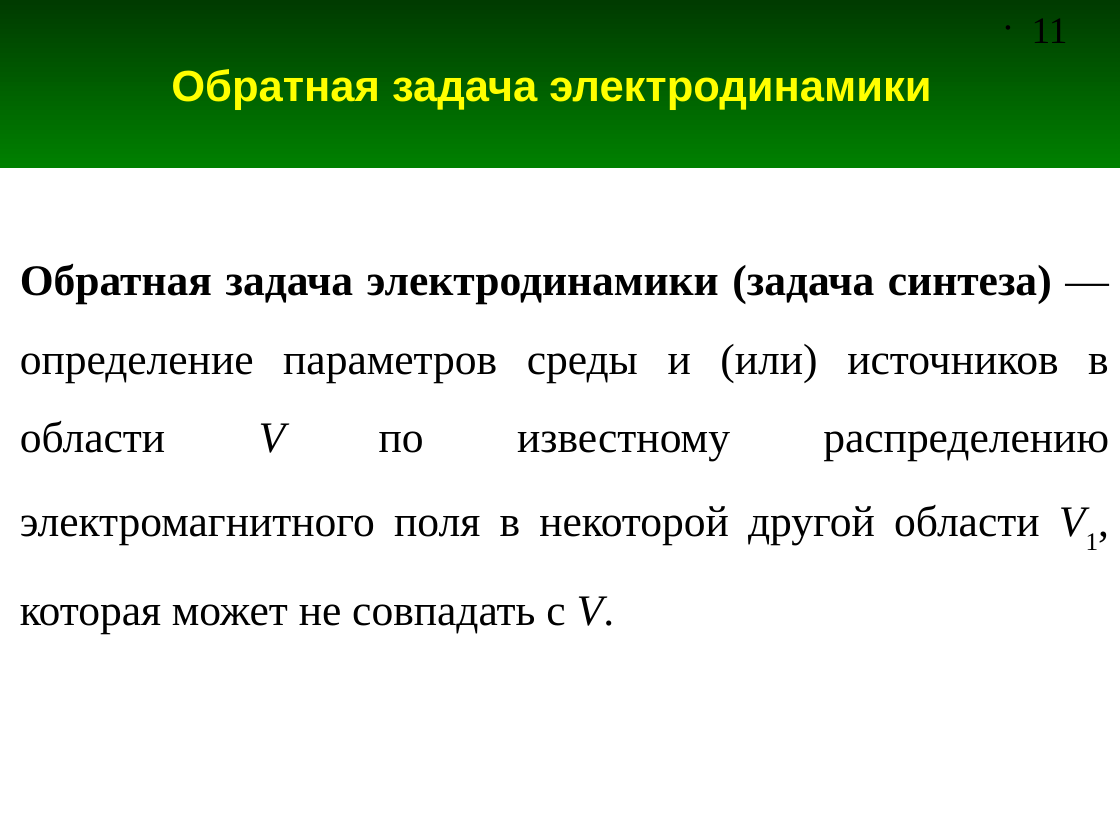
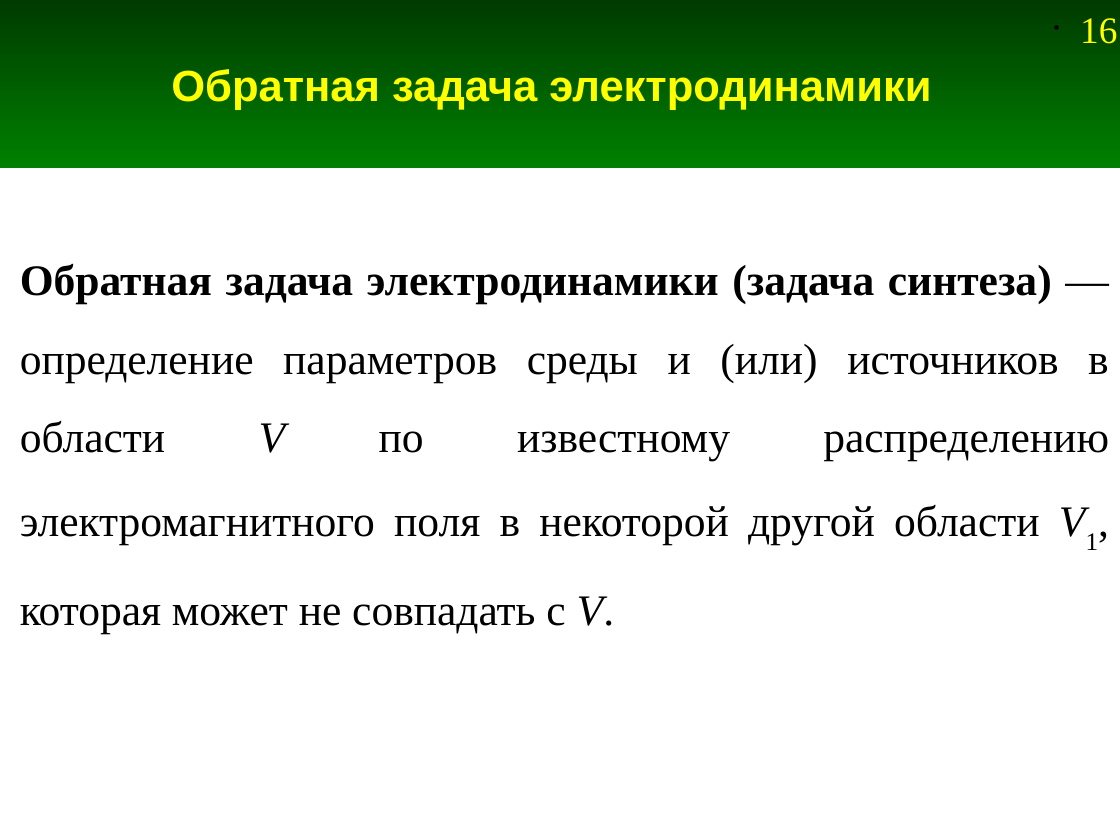
Before and after one commit to andris0147sv/modelling, a slide deck: slide 16 of presentations/1. Problem Statement.odp (slide 11 before the commit). Drawn at 1120x840 pixels with LibreOffice and Linux fonts; fonts in the diff are those of the drawing. Boxes give left, top, right and bottom in pixels: in the first picture for what was removed or moved away, otherwise in the second. Text is boxed around its words. In the diff, an @@ line names an element or a change of style, - is before the commit and + after.

```diff
--- a/presentations/1. Problem Statement.odp
+++ b/presentations/1. Problem Statement.odp
@@ page number removed at bbox=[1032, 18, 1068, 43] @@
-• 11
@@ page number added at bbox=[1080, 18, 1117, 44], 24 pt, text #FFFF00 @@
+• 16
```
Also in this commit, not shown: 42 other slides changed, 7 slides added, 4 other files.
